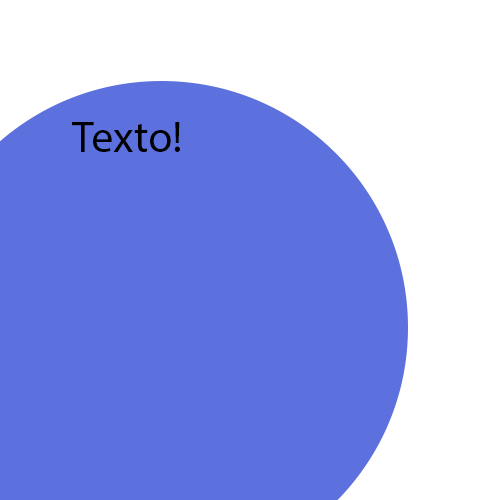
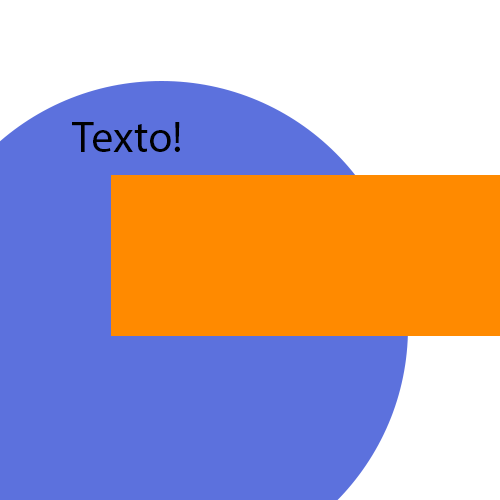
Revision of a layered 500×500 image; what changed, layer by layer:
added layer "Rectangle 1" above "Texto!" over <box>111,175,500,336</box>
